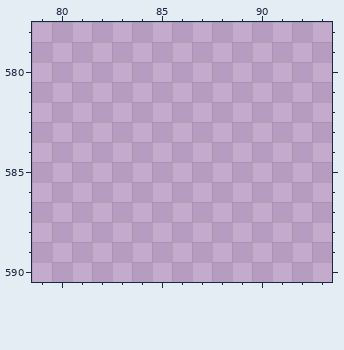
File history of a pixel-art file, Leore/Content/effects.aseprite. The picture above is the old version.
320x640 pixels, 1 frame. Colours within 5 levels of each other are drawn and written as one. Shown: x 79..93, y 578..590. The commit also changed other parts of the picture, which this record leaves out.
Once edited:
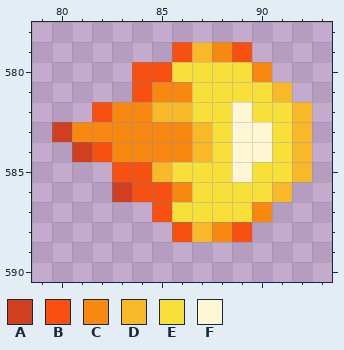
Palette (. is transparent): A #d04020  B #f85010  C #f88810  D #f8b828  E #f8e038  F #fff6d3
Diff:
The author put colour A in row 583 at x 80; in row 584 at x 81; in row 586 at x 83.
The author put colour B in row 579 at x 86 and 89; in row 580 at x 84 to 85; in row 581 at x 84; in row 582 at x 82; in row 584 at x 82; in row 585 at x 83 to 84.
The author put colour B in row 586 at x 84 to 85; in row 587 at x 85; in row 588 at x 86 and 89.
The author put colour C in row 579 at x 88; in row 580 at x 90; in row 581 at x 85 to 86; in row 582 at x 83 to 84; in row 583 at x 81 to 86; in row 584 at x 83 to 86.
The author put colour C in row 586 at x 86; in row 587 at x 90; in row 588 at x 88.
The author put colour D in row 579 at x 87; in row 581 at x 91; in row 582 at x 85 to 86 and 92; in rows 583 to 584 at x 87 and 92; in row 585 at x 85 and 92; in row 586 at x 91.
The author put colour D in row 588 at x 87.
The author put colour E in row 580 at x 86 to 89; in row 581 at x 87 to 90; in row 582 at x 87 to 88 and 90 to 91; in rows 583 to 584 at x 88 and 91; in row 585 at x 86 to 88 and 90 to 91; in row 586 at x 87 to 90.
The author put colour E in row 587 at x 86 to 89.
The author put colour F in row 582 at x 89; in rows 583 to 584 at x 89 to 90; in row 585 at x 89.
Where, in picture pixels (left, top, right, bottom), the same in both pictures:
added: (52, 42, 312, 242)
